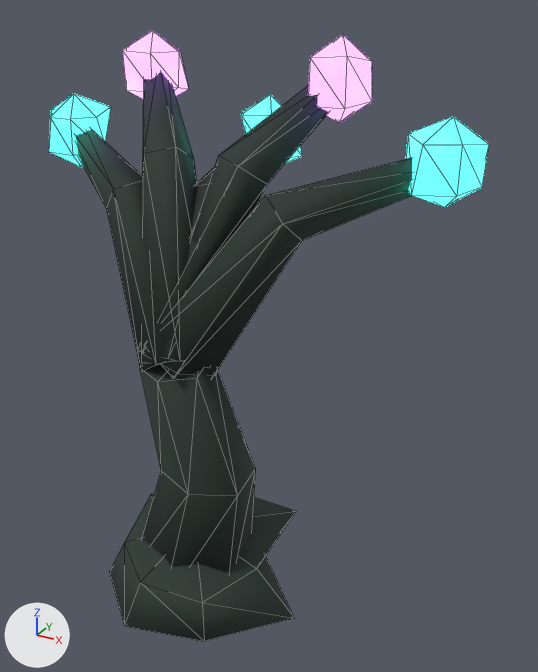
Before and after pictures for a commit that changed the glTF model models/flora_coral.glb.
Both versions are drawn from a camera (50 mm lens) standing at (1.021, -1.413, 1.584) and looking at (0.133, 0.201, 0.777). Lighting does not change. The marker at lower left points along +X, +Y and +Z. The first picture is the older version. Mesh edges are drawn as thin lines.

Names of what the first picture shows: 'flora_coral'.
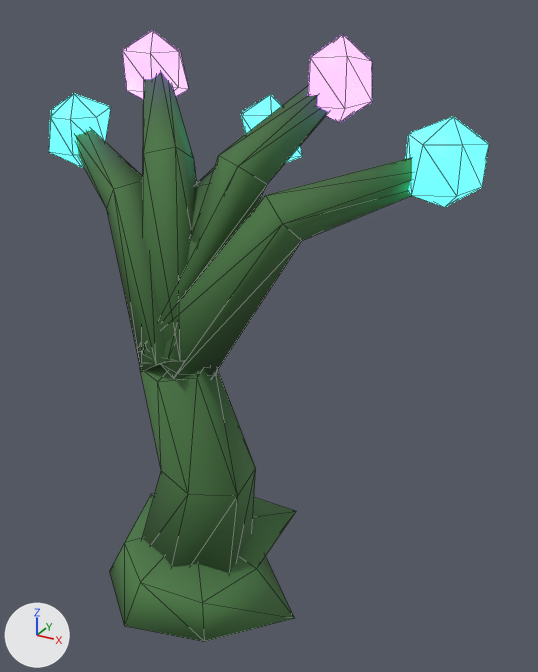
What differs and where, as boxes (x1, y1, x2, y2) in the pictures (538 x 672 px):
'flora_coral', surface changed: (74, 71, 415, 642) in both

The change, as a list of edits to the scene's bpy script:
```text
Change mat_bio_husk:
    where n2 = _N.new('ShaderNodeMix'); n2.name = 'Mix'
    n2.inputs[7].default_value: (0.0194, 0.0369, 0.0284, 1.0) -> (0.0685, 0.195, 0.0578, 1.0)  # 'B', dark green #26362f -> 'B', dark green #4a7a44
```
